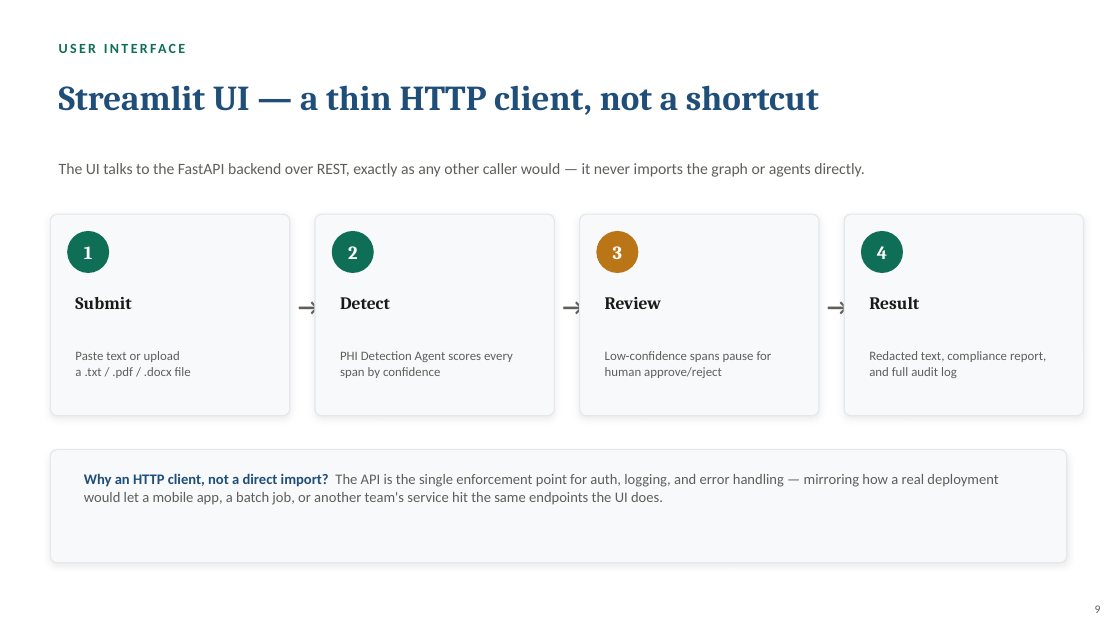
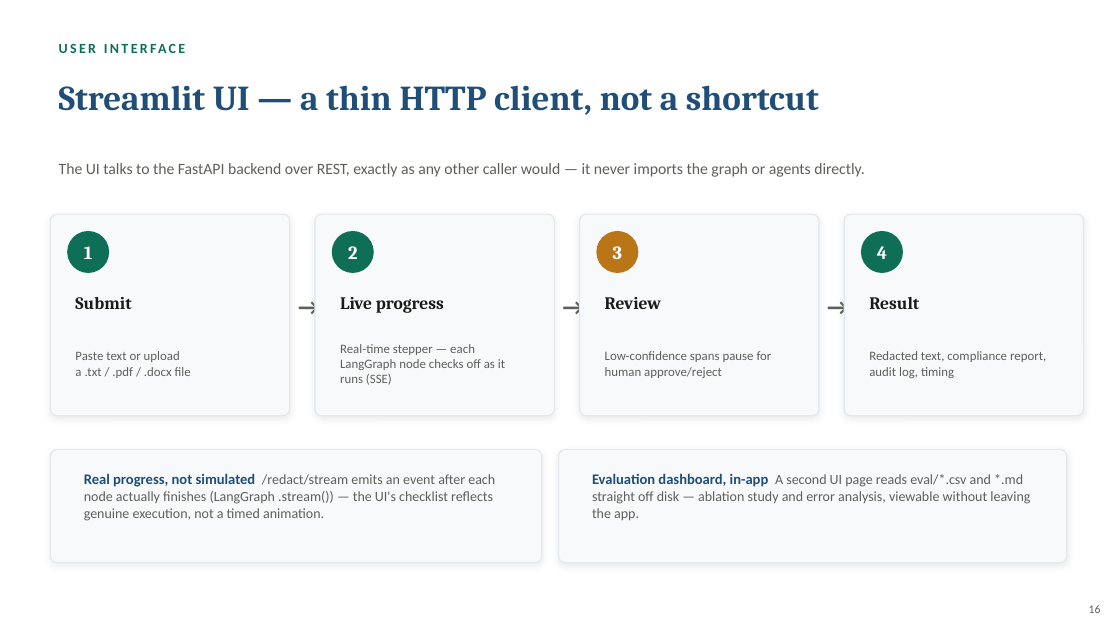
Before and after one commit to Ramya192/phi-deidentification, a slide deck: slide 16 of Capstone_Presentation.pptx (slide 9 before the commit). Drawn at 1120x630 pixels with LibreOffice and Linux fonts; fonts in the diff are those of the drawing. Boxes give left, top, right and bottom in pixels: in the first picture for what was removed or moved away, otherwise in the second. Text is boxed around its words. In the diff, an @@ line names an element or a change of style, - is before the commit and + after.

```diff
--- a/Capstone_Presentation.pptx
+++ b/Capstone_Presentation.pptx
@@ text at bbox=[340, 297, 444, 313]: text changed @@
-Detect
+Live progress
@@ text at bbox=[340, 344, 505, 385]: text changed @@
-PHI Detection Agent scores every span by confidence
+Real-time stepper — each LangGraph node checks off as it runs (SSE)
@@ text at bbox=[869, 351, 1046, 378]: text changed @@
-Redacted text, compliance report, and full audit log
+Redacted text, compliance report, audit log, timing
@@ rounded rectangle: place and size @@
-rounded rectangle at bbox=[50, 450, 1067, 563]
+rounded rectangle at bbox=[50, 450, 542, 563]
@@ text at bbox=[84, 473, 495, 521]: text changed; size 12.5 to 12 pt @@
-Why an HTTP client, not a direct import? The API is the single enforcement point for auth, logging, and error handling — mirroring how a real deployment would let a mobile app, a batch job, or another team's service hit the same endpoints the UI does.
+Real progress, not simulated /redact/stream emits an event after each node actually finishes (LangGraph .stream()) — the UI's checklist reflects genuine execution, not a timed animation.
@@ rounded rectangle added at bbox=[559, 450, 1067, 563], fill #F7F9FB, outline #E3E8EC 1 pt @@
@@ text added at bbox=[592, 473, 1030, 521], 12 pt, text #5F5E5A @@
+Evaluation dashboard, in-app A second UI page reads eval/*.csv and *.md straight off disk — ablation study and error analysis, viewable without leaving the app.
@@ text at bbox=[1089, 605, 1101, 613]: text changed @@
-9
+16
```
Also in this commit, not shown: 9 other slides changed, 7 slides added, 46 other files.
